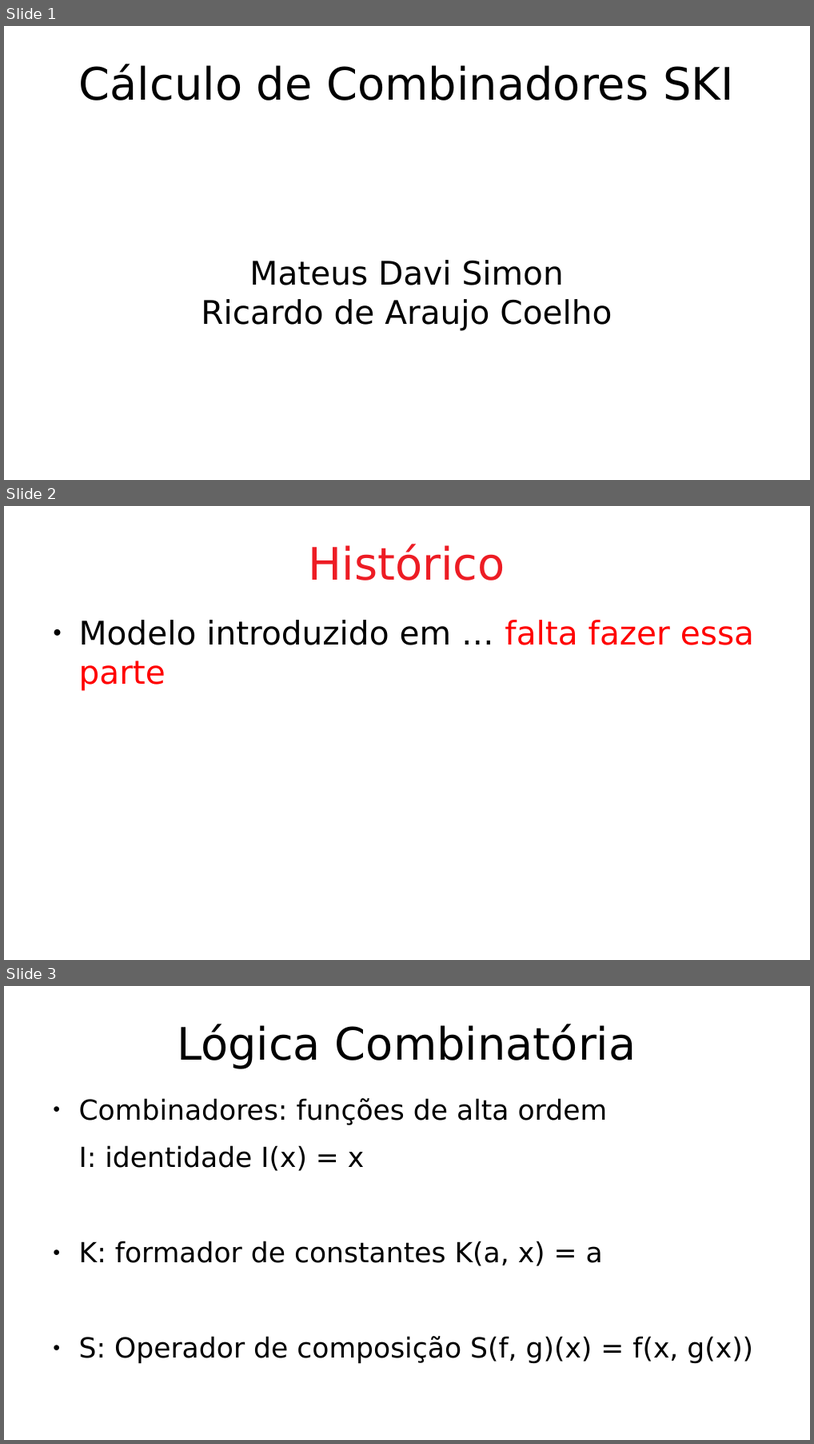
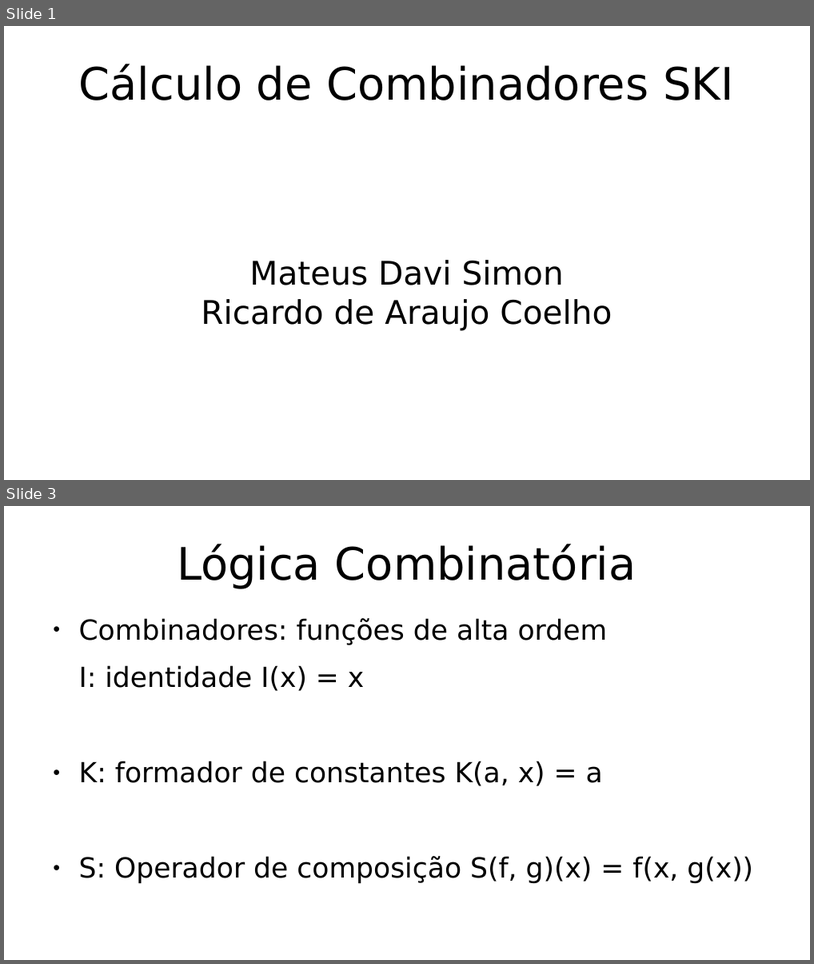
Before and after one commit to hlah/teoria_da_computacao, a slide deck: pesquisa/slides.odp. Shown one above the other, each under a label of ours: slides 1, 2 and 3 before the commit, slides 1 and 3 after it; the slides between them are not shown. The pictures are 814x1444 and 814x964 pixels, drawn with LibreOffice and Linux fonts; fonts in the diff are those of the drawing. Boxes give left, top, right and bottom in pixels: in the first picture for what was removed or moved away, otherwise in the second. Text is boxed around its words. In the diff, an @@ line names an element or a change of style, - is before the commit and + after.

```diff
--- a/pesquisa/slides.odp
+++ b/pesquisa/slides.odp
@@ slide 2 removed at (4,506,810,960), background #FFFFFF @@
@@ title removed at (309,544,506,580) @@
-Histórico
@@ text removed at (79,620,754,690) @@
-● Modelo introduzido em … falta fazer essa parte
```
Also in this commit, not shown: 6 slides changed, 1 slide added.
